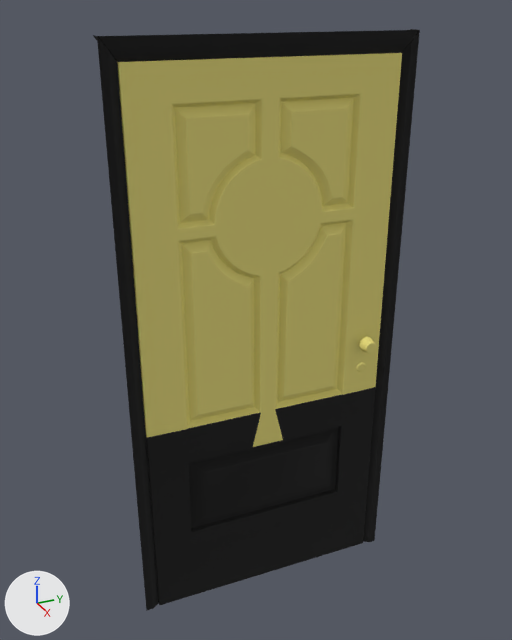
Two versions of the Blender file Props/Door_A/Door_A.blend, one commit apart.
The view is the same before and after, from a camera (50 mm lens) standing at (2.99, -1.41, 2.72) and looking at (-0.06, -0.04, 1.19). Arrows for +X, +Y and +Z are at lower left; the lights stay in place.

Before the edit, the objects in view are built like this:
```python
me_door_a = bpy.data.meshes.new('Door_A')
me_door_a.from_pydata(...)  # 326 vertices, 277 faces; spans x -0.05..0.1, y -0.75..0.75, z -0.47..2.57
me_door_a.polygons.foreach_set('use_smooth', [True] * 277)
# faces by material slot: [208, 69]
me_door_a.materials.append(mat_yellow)  # yellow #e7dc80
me_door_a.materials.append(mat_black)  # black #161616
ob_door_a_01 = bpy.data.objects.new('Door_A_01', me_door_a)
ob_door_a_01.location = (0.0, 0.0, 0.0)
ob_door_a_01.rotation_euler = (0.0, 0.0, -0.0309)  # degrees (0, 0, -1.8)
ob_door_a_01.scale = (1.05, 1.0, 1.0)
_m = ob_door_a_01.modifiers.new('Bevel', 'BEVEL')
_m.width = 0.0034
_m.width_pct = 0.0034
_m.segments = 2
_m.spread = 0.0
```
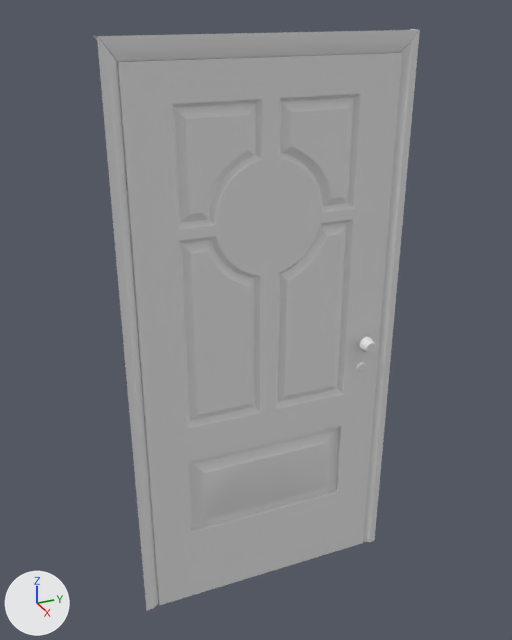
Pixel boxes (x1, y1, x2, y2) of what changed, in the pictures (512 x 640 px):
part 1 of me_door_a, recoloured (yellow to white): (117, 53, 402, 447) in both
part 2 of me_door_a, recoloured (black to white): (93, 29, 420, 611) in both

The change, as a list of edits to the scene's bpy script:
```text
Add mat_material_test:
    mat_material_test = principled_material('Material_test')
    mat_material_test.base_color = (0.8, 0.8, 0.8)  # white #e7e7e7
    mat_material_test.specular_ior_level = 0.25
Change me_door_a:
    where me_door_a.from_pydata(...)  # 326 vertices, 277 faces; spans x -0.05..0.1, y -0.75..0.75, z -0.47..2.57
    used by ob_door_a_01; location = (0.0, 0.0, 0.0); rotation_euler = (0.0, 0.0, -0.0309), in degrees (0, 0, -1.8); scale = (1.05, 1.0, 1.0)
    me_door_a part 1: all 208 faces that had it switch from mat_yellow (yellow #e7dc80) to mat_material_test (white #e7e7e7)
    me_door_a part 2: all 69 faces that had it switch from mat_black (black #161616) to mat_material_test (white #e7e7e7)
```
